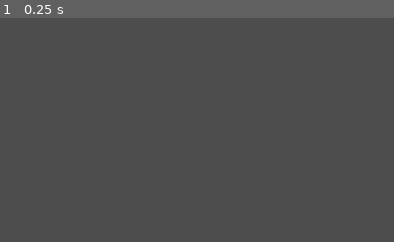
Above: before the commit, frame 1.
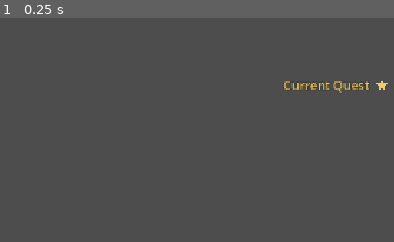
Above: after the commit, the same moment.

Repository: therealssorw/astria
Game: Godot game, scene res://scenes/world.tscn
Same seed, same stepped clock (60 frames per second), same inputs: the game is played once before the commit and once after it. This scene is started directly instead of the project's main scene. A sky picture missing from this copy of the repository is replaced by a grey-blue gradient. Sound files missing from this copy of the repository are replaced by a short silence.
Inputs:
- Up to frame 1 (0.25 s): no input
The pictures show only the part of the screen within x 50-100%, y 0-50%; the shares and areas given below are measured in that part.

The runs differ from the first frame. In frame 1, 0.5% of the frame differs, in the area x 71-99%, y 28-34%.
Error in both runs: Out of bounds get index '1' (on base: 'Dictionary') (res://scripts/core/network_manager.gd:243)

Commit message:
Show a Current Quest heading opposite the vitals bars
Co-Authored-By: Claude Opus 5 <noreply@anthropic.com>

Diff:
--- a/scripts/ui/hud.gd
+++ b/scripts/ui/hud.gd
@@ -1,9 +1,11 @@
 extends CanvasLayer
-## Code-built HUD: HP bar, stamina bar, lock-on reticle, hold-P scoreboard,
-## death overlay. Binds to the LOCAL player's pawn (group "local_player").
+## Code-built HUD: HP bar, stamina bar, quest heading, lock-on reticle, hold-P
+## scoreboard, death overlay. Binds to the LOCAL player's pawn (group
+## "local_player").
 
 const SCOREBOARD := preload("res://scripts/ui/scoreboard.gd")
 const NPC_PROMPTS := preload("res://scripts/ui/dialog/npc_prompt_overlay.gd")
+const QUEST_TRACKER := preload("res://scripts/ui/quest/quest_tracker.gd")
 
 var player: Player
 var hp_fill: ColorRect
@@ -44,6 +46,7 @@
 	root.add_child(telegraph)
 
 	root.add_child(NPC_PROMPTS.new())
+	root.add_child(QUEST_TRACKER.new())
 	root.add_child(SCOREBOARD.new())
 	_build_death_overlay(root)
 
--- /dev/null
+++ b/scripts/ui/quest/quest_tracker.gd
@@ -0,0 +1,62 @@
+extends Control
+class_name QuestTracker
+## "Current Quest ★" heading, sitting under the health and stamina bars but
+## over on the opposite side of the screen, so the top-left corner stays the
+## vitals corner and quests get one of their own.
+##
+## The star is DRAWN, not typed: Godot's default font (Open Sans) has no U+2605,
+## so a ★ in a Label comes out as tofu. It is the same polygon as the enemy
+## wind-up star in `hud.gd`, in the same gold — the HUD's "pay attention"
+## colour — which keeps the two reading as one language.
+
+## Gold accent, shared with the wind-up star and the NPC speech bubble.
+const GOLD := Color(0.95, 0.79, 0.42)
+const STAR_OUTER := 9.0
+const STAR_INNER := 4.0
+## Distance in from the right edge, and down from the top (clear of the bars,
+## which end at y = 72).
+const MARGIN := Vector2(24.0, 84.0)
+const SIZE := Vector2(240.0, 26.0)
+## Space between the end of the text and the star.
+const STAR_GAP := 10.0
+
+var _label: Label
+
+func _ready() -> void:
+	mouse_filter = Control.MOUSE_FILTER_IGNORE
+	# offsets, not `position`: with the anchors pinned to the top-right corner
+	# these are measured from that corner, whereas `position` is parent-relative
+	# and would put the heading off the left of the screen
+	set_anchors_preset(Control.PRESET_TOP_RIGHT)
+	offset_left = -MARGIN.x - SIZE.x
+	offset_right = -MARGIN.x
+	offset_top = MARGIN.y
+	offset_bottom = MARGIN.y + SIZE.y
+
+	_label = Label.new()
+	_label.text = "Current Quest"
+	_label.add_theme_font_size_override("font_size", 18)
+	_label.add_theme_color_override("font_color", GOLD)
+	# a thin dark outline instead of a panel behind it: the heading has to stay
+	# readable over bright sky and water without boxing in the corner
+	_label.add_theme_color_override("font_outline_color", Color(0, 0, 0, 0.75))
+	_label.add_theme_constant_override("outline_size", 4)
+	_label.mouse_filter = Control.MOUSE_FILTER_IGNORE
+	_label.set_anchors_preset(Control.PRESET_FULL_RECT)
+	_label.offset_right = -(STAR_OUTER * 2.0 + STAR_GAP) # leave the star its room
+	_label.horizontal_alignment = HORIZONTAL_ALIGNMENT_RIGHT
+	_label.vertical_alignment = VERTICAL_ALIGNMENT_CENTER
+	add_child(_label)
+
+func _draw() -> void:
+	var center := Vector2(size.x - STAR_OUTER, size.y * 0.5)
+	draw_colored_polygon(_star_points(center, STAR_OUTER), GOLD)
+
+func _star_points(center: Vector2, outer: float) -> PackedVector2Array:
+	var pts := PackedVector2Array()
+	var inner := outer * (STAR_INNER / STAR_OUTER)
+	for i in 10:
+		var r := outer if i % 2 == 0 else inner
+		var a := -PI / 2.0 + TAU * i / 10.0
+		pts.append(center + Vector2(cos(a), sin(a)) * r)
+	return pts
Not shown, changed: CLAUDE.md
